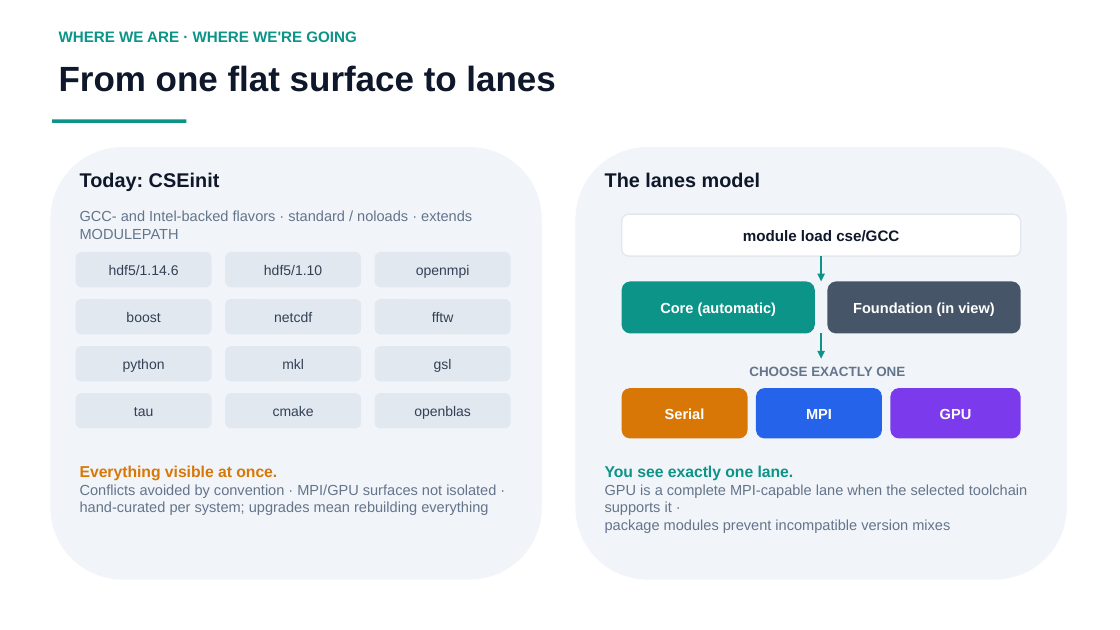
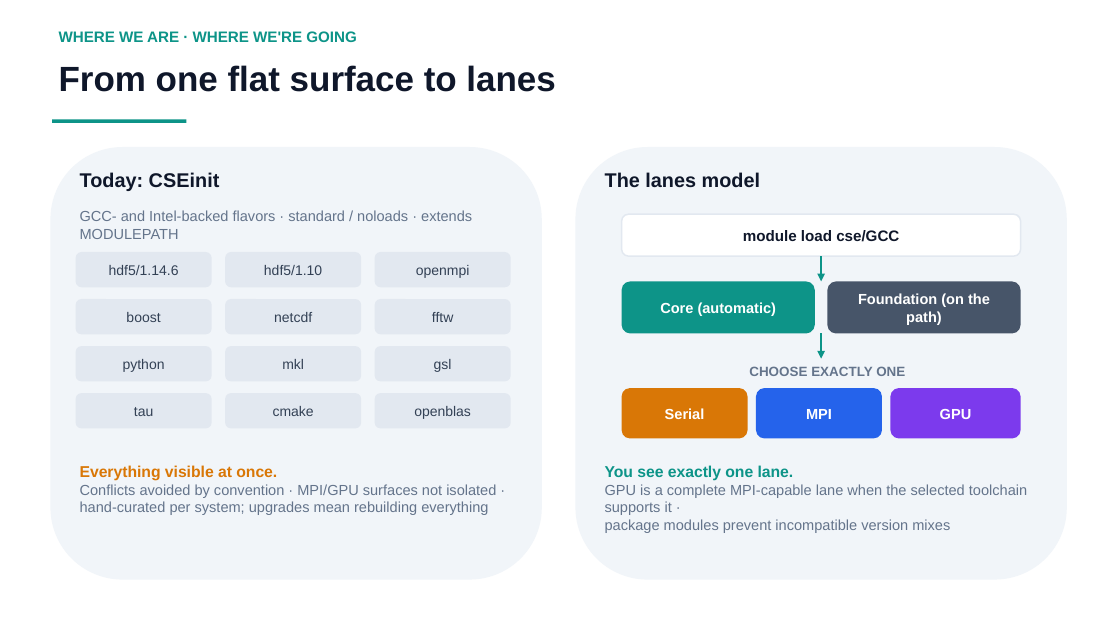
Before and after one commit to ray12514/stack-planning, a slide deck: slide 2 of presentations/cse_lanes_model.pptx. Drawn at 1120x630 pixels with LibreOffice and Linux fonts; fonts in the diff are those of the drawing. Boxes give left, top, right and bottom in pixels: in the first picture for what was removed or moved away, otherwise in the second. Text is boxed around its words. In the diff, an @@ line names an element or a change of style, - is before the commit and + after.

Commit message:
Say what Foundation does in plain words
"Ambient in the view" is insider shorthand. The SOP now says what
actually happens: loading the compiler surface puts the view's bin,
include, and lib directories on the search paths, so foundation
libraries are found automatically at compile and run time, with no
module to load. Deck bands and boxes updated to "on your paths
automatically, nothing to load".

```diff
--- a/presentations/cse_lanes_model.pptx
+++ b/presentations/cse_lanes_model.pptx
@@ text in rounded rectangle at [858,293,990,325]: text changed @@
-Foundation (in view)
+Foundation (on the path)
```
Also in this commit, not shown: 3 other slides changed, 2 other files.
